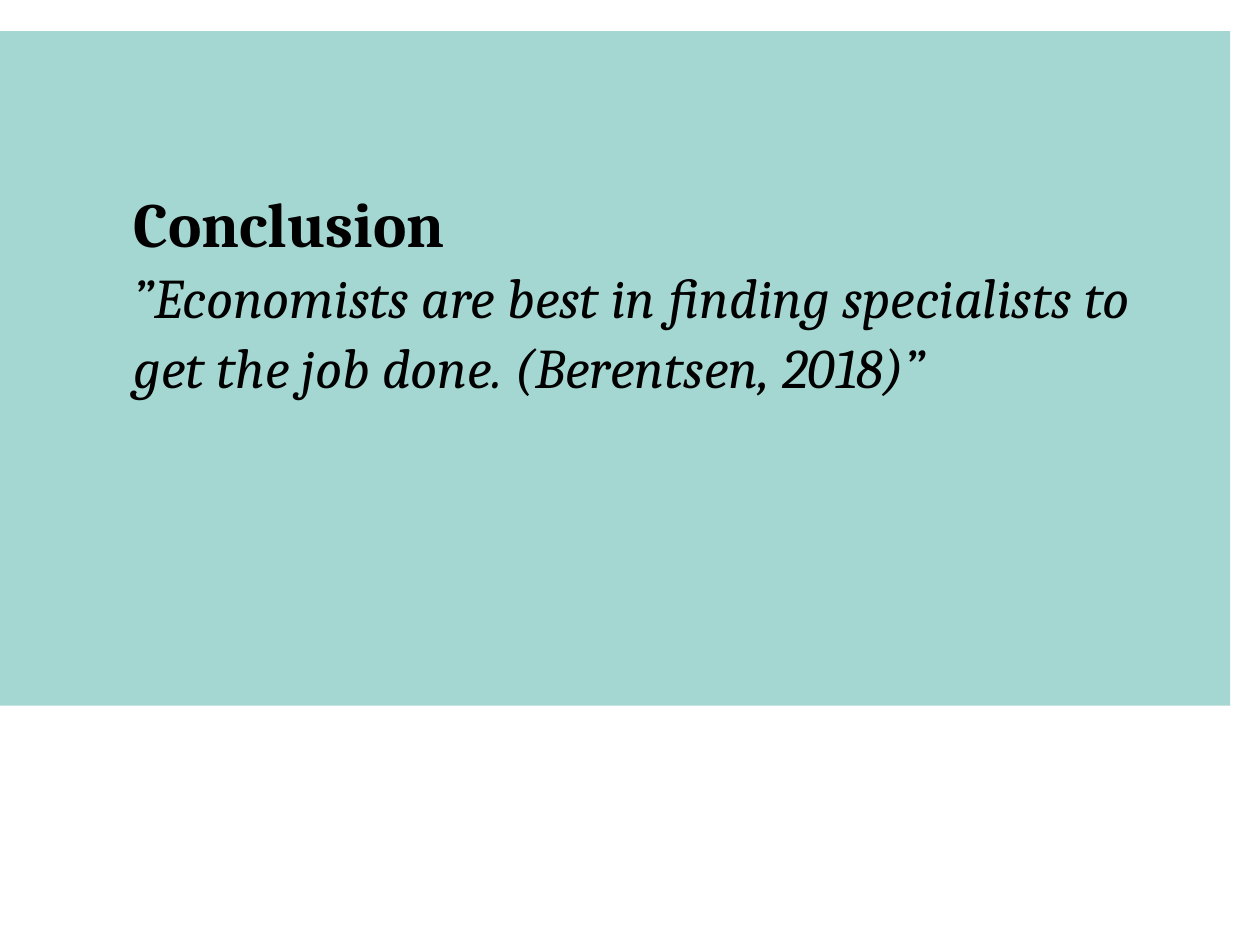
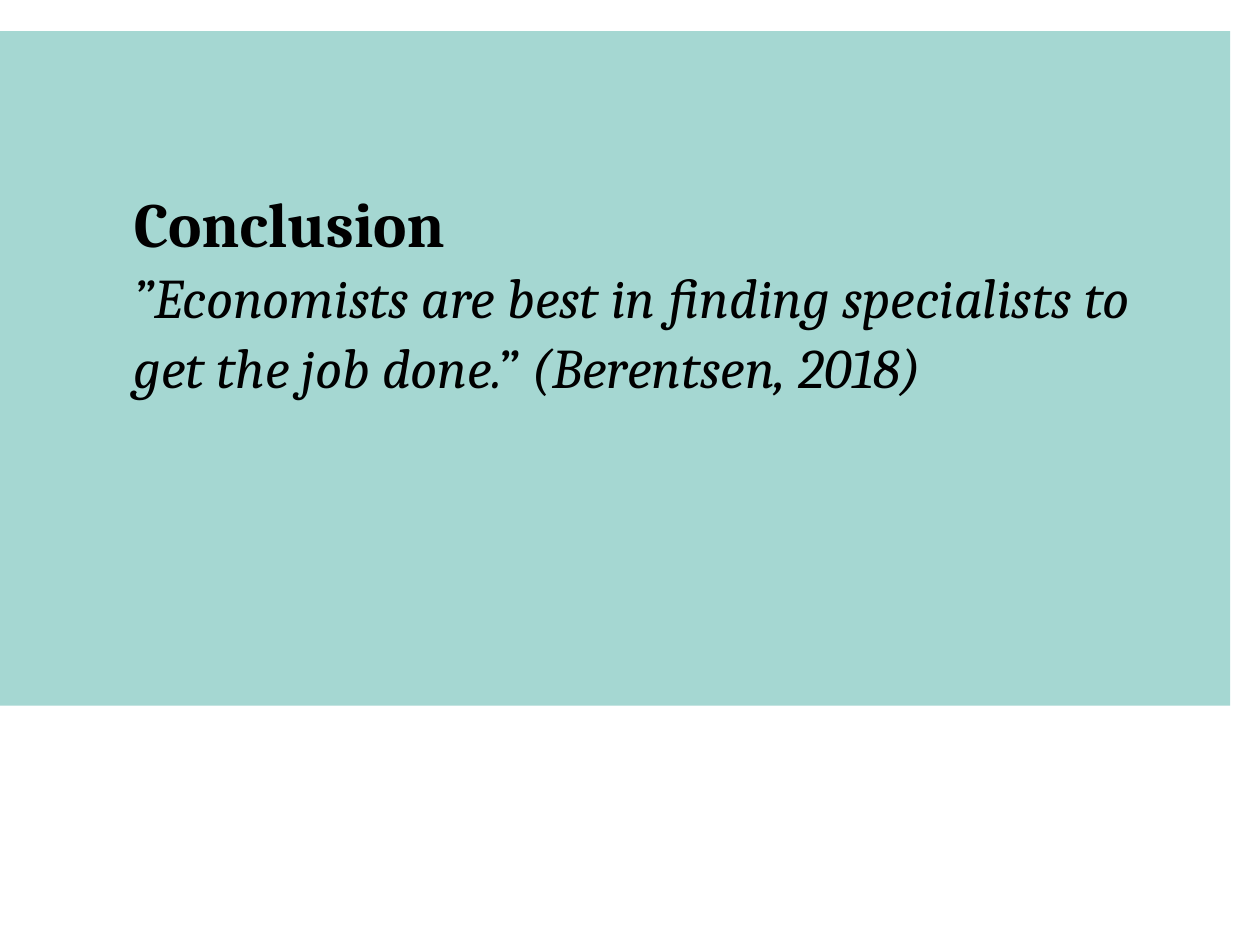
Before and after one commit to Cedroc/Tuition-Fee, a slide deck: slide 8 of Smart Contract; Tuition Fee - C. Schröter, P. Steiger, J. Löffler.pptx. Drawn at 1260x945 pixels with LibreOffice and Linux fonts; fonts in the diff are those of the drawing; background and template pictures are left out. Boxes give left, top, right and bottom in pixels: in the first picture for what was removed or moved away, otherwise in the second. Text is boxed around its words. In the diff, an @@ line names an element or a change of style, - is before the commit and + after.

```diff
--- a/Smart Contract; Tuition Fee - C. Schröter, P. Steiger, J. Löffler.pptx
+++ b/Smart Contract; Tuition Fee - C. Schröter, P. Steiger, J. Löffler.pptx
@@ title at box(134, 203, 1130, 401): text changed @@
-Conclusion
-”Economists are best in finding specialists to get the job done. (Berentsen, 2018)”
+Conclusion
+”Economists are best in finding specialists to get the job done.” (Berentsen, 2018)
```
Also in this commit, not shown: 1 other file.
